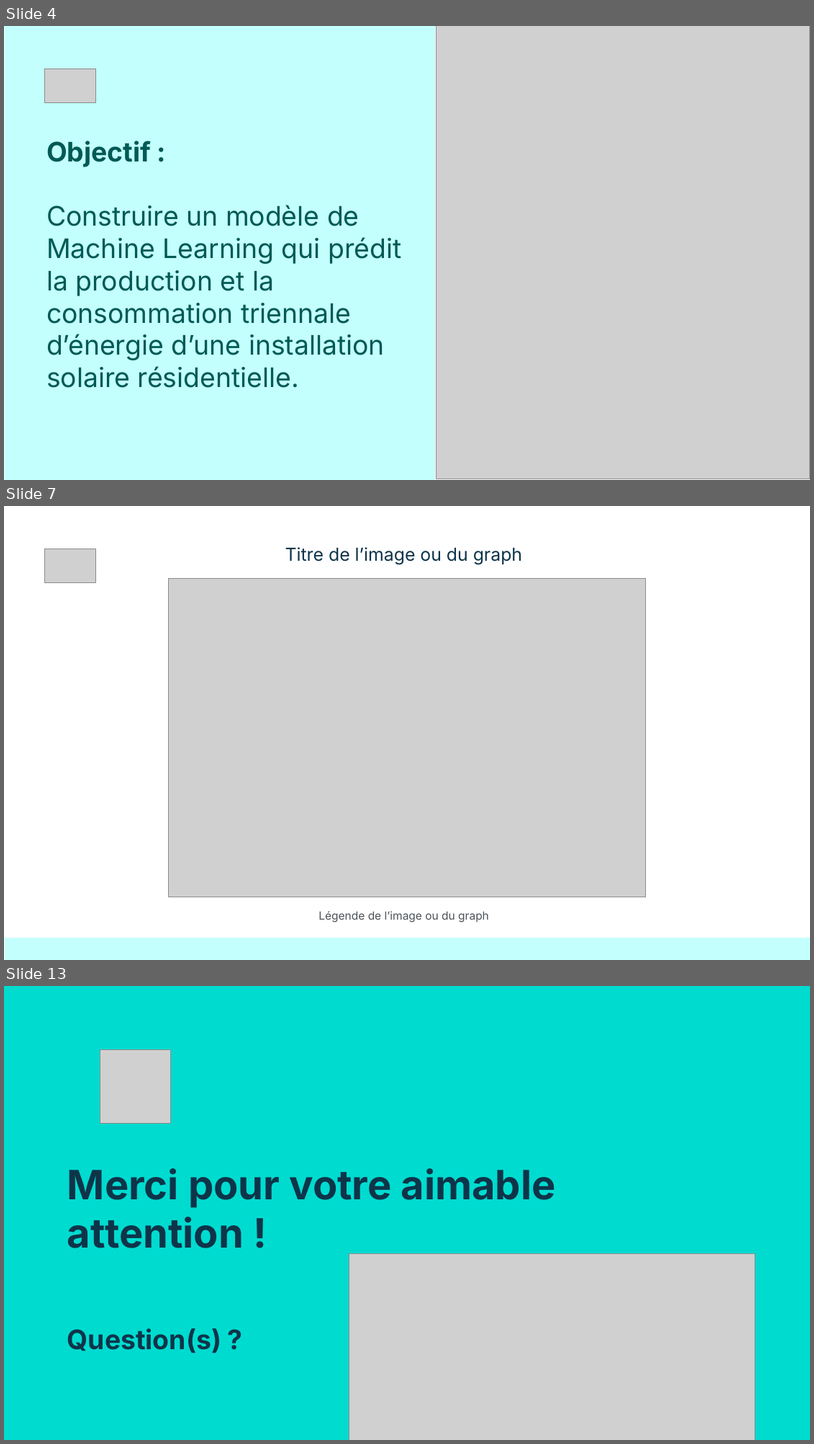
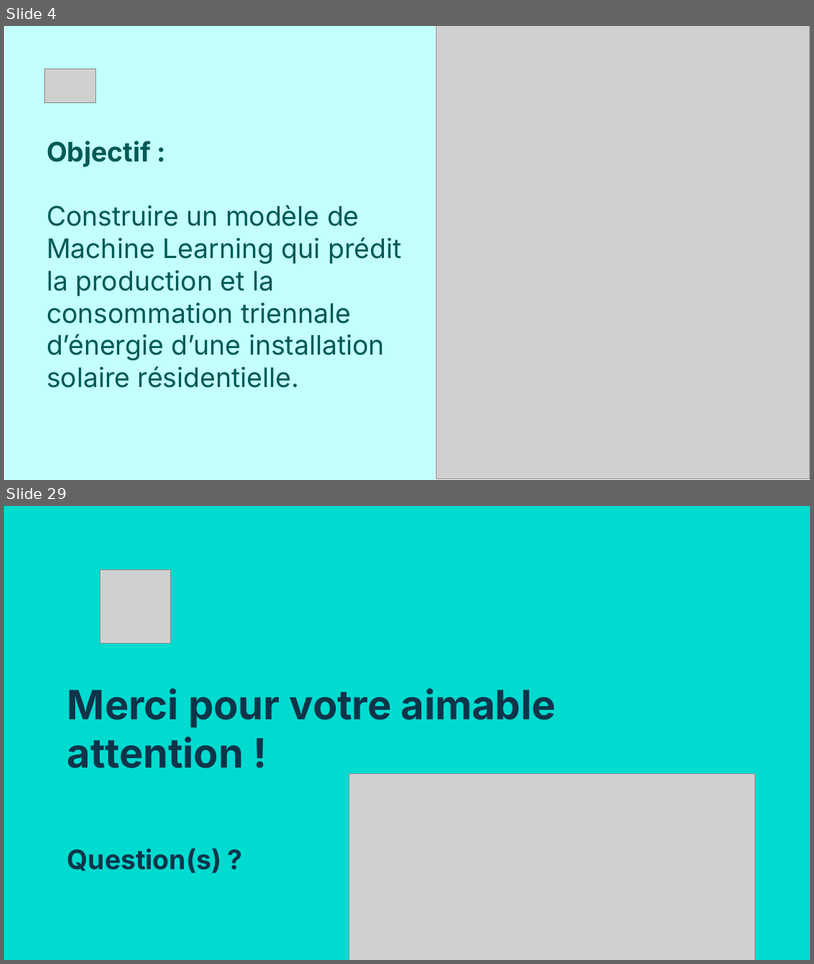
Before and after one commit to baigalmaa-baatar/Predict-energy-consumption, a slide deck: modeling/Final_Project_Slides.pptx. Shown one above the other, each under a label of ours: slides 4, 7 and 13 before the commit, slides 4 and 29 after it; the slides between them are not shown. The pictures are 814x1444 and 814x964 pixels, drawn with LibreOffice and Linux fonts; fonts in the diff are those of the drawing; grey boxes stand for pictures. Boxes give left, top, right and bottom in pixels: in the first picture for what was removed or moved away, otherwise in the second. Text is boxed around its words. In the diff, an @@ line names an element or a change of style, - is before the commit and + after.

```diff
--- a/modeling/Final_Project_Slides.pptx
+++ b/modeling/Final_Project_Slides.pptx
@@ slide 7 removed at (4, 506, 810, 960), background #FFFFFF @@
@@ picture removed at (45, 548, 96, 582) @@
@@ title removed at (286, 547, 522, 564) @@
-Titre de l’image ou du graph
@@ picture removed at (168, 579, 646, 897) @@
@@ title removed at (319, 911, 489, 922) @@
-Légende de l’image ou du graph
@@ rectangle removed at (5, 937, 810, 959) @@
@@ what was slide 13 is now slide 29 @@
```
Also in this commit, not shown: 5 slides changed, 19 slides added, 2 other slides removed.
